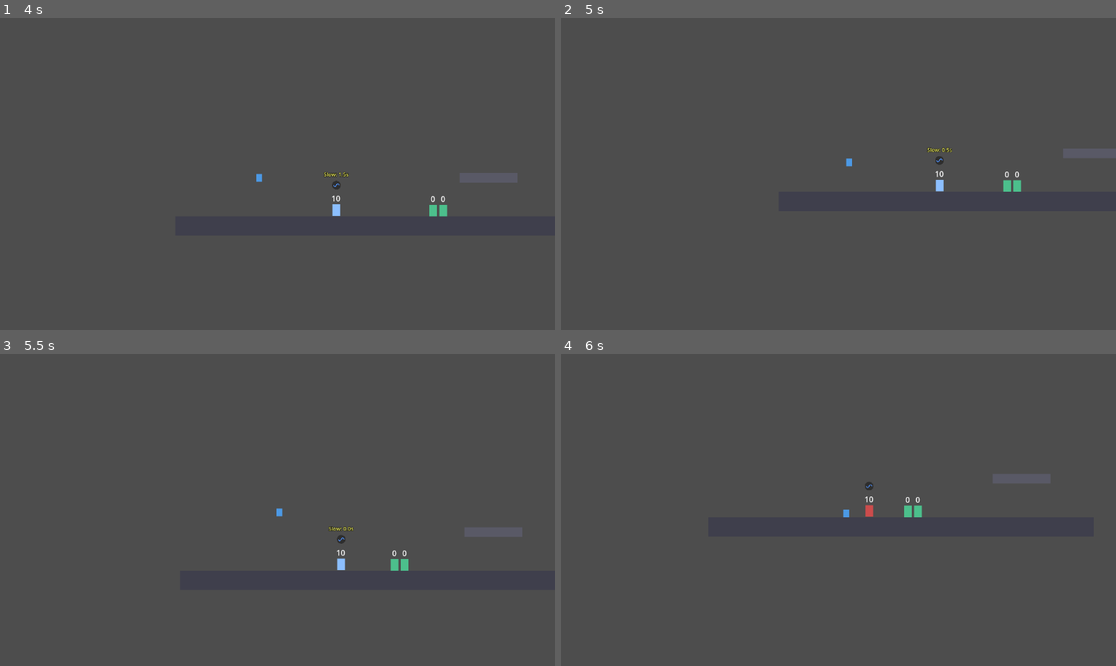
Above: before the commit, frames 1-4 (two rows, left to right).
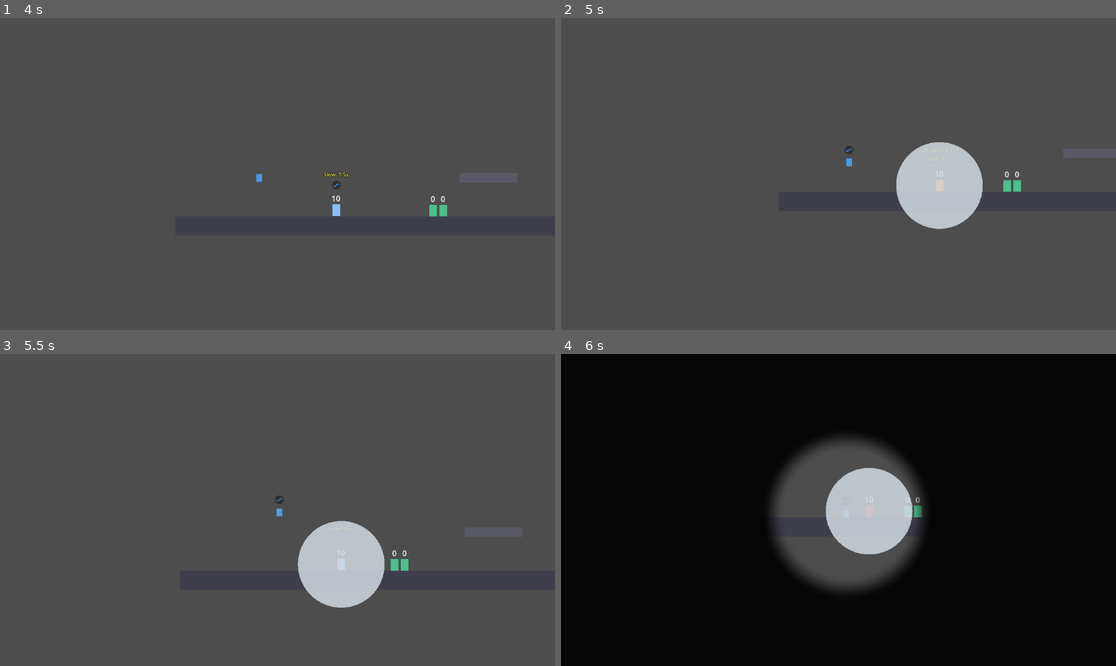
Above: after the commit, the same moments.

Repository: dry700/Elemental-Combat
Game: Godot game, scene res://scenes/world/test_arena.tscn
Same seed, same stepped clock (60 frames per second), same inputs: the game is played once before the commit and once after it.
Inputs (mouse positions are in pixels of both pictures, inside the frame that each line leads up to):
- Up to frame 1 (4 s): move the mouse to (249, 236) at 0.52 s; hold Space (jump) 0.53-1.28 s; hold D (move_right) 0.53-2.03 s; click (249, 236) at 0.6 s; move the mouse to (444, 220) at 1.27 s; tap Space (jump) at 1.35, 1.52, 1.82, 3.02, 3.32 s; click (444, 220) at 1.55 s; move the mouse to (111, 127) at 2.02 s; hold Space (jump) 2.03-2.78 s; hold A (move_left) from 2.03 s (still down); click (111, 127) at 2.1 s; move the mouse to (305, 174) at 2.77 s; right-click (305, 174) at 2.85 s; click (305, 174) at 3.05 s; move the mouse to (194, 96) at 3.52 s; hold Space (jump) from 3.53 s (still down); tap Shift (dodge) at 3.6 s
- Up to frame 2 (5 s): tap Q (skill_1, bound only after the commit) at 4.15 s; move the mouse to (960, 158) at 4.27 s; release A (move_left) at 4.28 s; release Space (jump) at 4.28 s; hold D (move_right) from 4.28 s (still down); click (960, 158) at 4.35 s; tap Space (jump) at 4.52, 4.82 s; tap E (skill_2, bound only after the commit) at 4.9 s
- Up to frame 3 (5.5 s): keep holding D (move_right); move the mouse to (166, 525) at 5.02 s; hold Space (jump) from 5.03 s (still down); click (166, 525) at 5.17 s
- Up to frame 4 (6 s): keep holding D (move_right); move the mouse to (894, 441) at 5.77 s; release Space (jump) at 5.78 s; click (894, 441) at 5.85 s

Frame 1 is identical in both runs. In frame 2, 3.4% of the frame differs, in the area x 51-76%, y 39-68%; in frame 3, 3.5%; in frame 4, 94%, in the area x 0-100%, y 0-100%.

Commit message:
skills first implemention

Diff:
--- a/autoloads/input_setup.gd
+++ b/autoloads/input_setup.gd
@@ -18,6 +18,8 @@
 const DODGE_KEYS: Array[Key] = [KEY_SHIFT]
 const ATTACK_KEYS: Array[MouseButton] = [MOUSE_BUTTON_LEFT]
 const ATTACK_SECONDARY_BUTTONS: Array[MouseButton] = [MOUSE_BUTTON_RIGHT]
+const SKILL_1_KEYS: Array[Key] = [KEY_Q]
+const SKILL_2_KEYS: Array[Key] = [KEY_E]
 const DEBUG_TEST_EFFECTS_KEYS: Array[Key] = [KEY_T]
 
 
@@ -30,6 +32,8 @@
 	_register_mouse_action("attack", ATTACK_KEYS)
 	_register_mouse_action("attack_secondary", ATTACK_SECONDARY_BUTTONS)
 	_register_action("debug_test_effects", DEBUG_TEST_EFFECTS_KEYS)
+	_register_action("skill_1", SKILL_1_KEYS)
+	_register_action("skill_2", SKILL_2_KEYS)
 
 func _register_action(action_name: String, keys: Array[Key]) -> void:
 	if InputMap.has_action(action_name):
--- a/scenes/player/player.gd
+++ b/scenes/player/player.gd
@@ -32,6 +32,9 @@
 @export var secondary_weapon: WeaponStats  ## DEBUG ONLY — for testing Sinh with two elements.
 @export var attack_lunge_speed: float = 150.0
 
+@export var skill_1: SkillData
+@export var skill_2: SkillData
+
 ## --- Health (didn't exist before — DoT needs something real to damage) ---
 @export var max_health: float = 100.0
 var current_health: float
@@ -56,6 +59,7 @@
 var _dodge_cooldown_timer: float = 0.0
 var _attack_timer: float = 0.0
 var _drop_through_timer: float = 0.0
+var _skill_cooldowns: Dictionary = {}  ## SkillData -> remaining cooldown seconds
 ## Set on ANY jump-key press during State.DISABLED (however early in the
 ## stagger/stun/root it happens), consumed the instant the disable ends.
 ## Exists because the ordinary jump buffer (jump_buffer_time, ~0.1s) is
@@ -103,12 +107,16 @@
 			_handle_move_and_jump(delta)
 			_try_start_dodge()
 			_try_start_attack()
+			_try_cast_skill(skill_1, "skill_1")
+			_try_cast_skill(skill_2, "skill_2")
 			if state == State.IDLE or state == State.RUN:
 				state = State.RUN if abs(velocity.x) > 10.0 else State.IDLE
 		State.JUMP, State.FALL:
 			_handle_move_and_jump(delta)
 			_try_start_dodge()
 			_try_start_attack()
+			_try_cast_skill(skill_1, "skill_1")
+			_try_cast_skill(skill_2, "skill_2")
 			if state == State.JUMP or state == State.FALL:
 				state = State.JUMP if velocity.y < 0.0 else State.FALL
 		State.DODGE:
@@ -129,6 +137,8 @@
 	_coyote_timer = max(_coyote_timer - delta, 0.0)
 	_jump_buffer_timer = max(_jump_buffer_timer - delta, 0.0)
 	_dodge_cooldown_timer = max(_dodge_cooldown_timer - delta, 0.0)
+	for skill in _skill_cooldowns.keys():
+		_skill_cooldowns[skill] = maxf(_skill_cooldowns[skill] - delta, 0.0)
 
 	if _drop_through_timer > 0.0:
 		_drop_through_timer -= delta
@@ -273,6 +283,69 @@
 		print("DEBUG: applying test Slow/Disable/DoT to player")
 		elemental.debug_apply_test_effects()
 
+## Q/E skill casting (A.5). Both slots share one dispatcher rather than
+## duplicating per-slot logic — mirrors how weapon/secondary_weapon
+## already share _process_attack via _active_weapon.
+func _try_cast_skill(skill: SkillData, action_name: String) -> void:
+	if skill == null:
+		return
+	if not Input.is_action_just_pressed(action_name):
+		return
+	if _skill_cooldowns.get(skill, 0.0) > 0.0:
+		print("Skill on cooldown: ", skill.skill_name, " (", "%.1f" % _skill_cooldowns[skill], "s left)")
+		return
+
+	var charge := _resolve_skill_charge(skill)
+
+	match skill.function:
+		SkillData.Function.APPLY_SELF:
+			elemental.cast_apply_self(skill.element, charge)
+		SkillData.Function.REMOVE_APPLY_SELF:
+			elemental.cast_cleanse_and_apply_self(skill.element, charge)
+		SkillData.Function.APPLY_SINGLE_TARGET:
+			var target := _find_skill_target(skill.cast_range)
+			if target != null:
+				elemental.cast_apply_enemy(target, skill.element, charge)
+		SkillData.Function.REMOVE_ENEMY:
+			var enemy_target := _find_skill_target(skill.cast_range)
+			if enemy_target != null:
+				elemental.cast_remove_enemy(enemy_target)
+		SkillData.Function.APPLY_AREA:
+			elemental.cast_apply_area(skill.element, skill.zone_radius, skill.zone_lifetime)
+
+	_skill_cooldowns[skill] = skill.cooldown
+	print("Cast ", skill.skill_name)
+
+
+## A.3's rune-to-skill bonus: a same-element rune's +1 Charge applies to
+## any equipped skill sharing that element too, checked against either
+## weapon slot — "one bonus, not two", so this returns on the first match
+## rather than stacking. Base 2 matches A.4's Active Skill Charge row.
+func _resolve_skill_charge(skill: SkillData) -> int:
+	for w in [weapon, secondary_weapon]:
+		if w == null:
+			continue
+		if w.rune_element != &"none" and w.rune_element == w.innate_element and w.innate_element == skill.element:
+			return 3
+	return 2
+
+
+## No aim/targeting system exists anywhere else in this project (same
+## reasoning as SkillData.cast_range) — "target" is the nearest OTHER
+## combatant within range, enough to test Ignite Dart/Rending Edge
+## against the arena's dummies.
+func _find_skill_target(max_range: float) -> ElementalCombatant:
+	var nearest: ElementalCombatant = null
+	var nearest_dist := max_range
+	for node in get_tree().get_nodes_in_group(ElementalCombatant.ALL_COMBATANTS_GROUP):
+		var other := node as ElementalCombatant
+		if other == null or other == elemental:
+			continue
+		var dist := global_position.distance_to(other.global_position)
+		if dist <= nearest_dist:
+			nearest = other
+			nearest_dist = dist
+	return nearest
 
 func _update_facing() -> void:
 	if state in [State.DODGE, State.ATTACK]:
--- a/scenes/world/test_arena.tscn
+++ b/scenes/world/test_arena.tscn
@@ -2,9 +2,11 @@
 
 [ext_resource type="PackedScene" uid="uid://bmbw0pwhhdvtt" path="res://scenes/player/player.tscn" id="1_player"]
 [ext_resource type="PackedScene" path="res://scenes/enemies/test_dummy.tscn" id="2_dummy"]
-[ext_resource type="Resource" path="res://scripts/resources/training_spear.tres" id="3_4vrqs"]
-[ext_resource type="Resource" uid="uid://jj5lubul6ds" path="res://scripts/resources/training_dagger.tres" id="3_vpfk0"]
+[ext_resource type="Resource" path="res://scripts/resources/weapons/training_spear.tres" id="3_4vrqs"]
+[ext_resource type="Resource" uid="uid://jj5lubul6ds" path="res://scripts/resources/weapons/training_dagger.tres" id="3_vpfk0"]
 [ext_resource type="PackedScene" uid="uid://btt5dbn4i3e7r" path="res://scenes/enemies/patrol_dummy.tscn" id="5_vpfk0"]
+[ext_resource type="Resource" path="res://scripts/resources/skills/ignite_dart.tres" id="6_skill1"]
+[ext_resource type="Resource" path="res://scripts/resources/skills/cleansing_tide.tres" id="7_skill2"]
 
 [sub_resource type="RectangleShape2D" id="RectangleShape2D_ground"]
 size = Vector2(800, 40)
@@ -43,6 +45,8 @@
 collision_mask = 5
 weapon = ExtResource("3_vpfk0")
 secondary_weapon = ExtResource("3_4vrqs")
+skill_1 = ExtResource("7_skill2")
+skill_2 = ExtResource("6_skill1")
 
 [node name="TestDummy" parent="." unique_id=731283486 instance=ExtResource("2_dummy")]
 position = Vector2(-66, 187)
--- a/scripts/reactions/ElementalCombatant.gd
+++ b/scripts/reactions/ElementalCombatant.gd
@@ -234,11 +234,11 @@
 ## hit_data.damage and knockback itself (this method is elemental-only —
 ## ICD below gates everything in here, never the damage the owner already
 ## dealt before calling this).
-func handle_hit(hit_data: HitData) -> void:
+func handle_hit(hit_data: HitData, bypass_icd: bool = false) -> void:
 	if hit_data.element == Elements.NONE:
 		return
 
-	if hit_data.source != null:
+	if not bypass_icd and hit_data.source != null:
 		var icd_key := _icd_key(hit_data.source, hit_data.element)
 		if _icd_windows.has(icd_key):
 			print("ICD: ", hit_data.element, " from ", hit_data.source.name, " blocked — still on cooldown")
@@ -309,7 +309,7 @@
 				# which a one-shot radius check can't represent.
 				status.apply(generated, hit_data.charge)
 				_apply_cinder_bloom_burn(sinh_tier2, hit_data.source)
-				_spawn_zone(generated)
+				spawn_zone(generated)
 			elif Elements.pair_is(result.reaction_pair, Elements.THO, Elements.KIM):
 				# Ore Surge: "Armor-shredding projectiles pierce multiple
 				# enemies, spreading Metal status to each hit" (A.2) — a
@@ -323,7 +323,7 @@
 				# fragments themselves.
 				status.apply(generated, hit_data.charge)
 				_spawn_ore_surge_fragments(generated, hit_data.charge, hit_data.source)
-				_spawn_zone(generated)
+				spawn_zone(generated)
 		Reactions.Outcome.KHAC_FULL_CLEAR, Reactions.Outcome.KHAC_THUA:
 			print("Khắc: ", result.reaction_pair, " -> ", Reactions.Outcome.keys()[result.outcome])
 			status.clear()
@@ -456,13 +456,17 @@
 ## (never scaled by the triggering hit), decaying after ~6-10s (8s used
 ## here, the middle of that range) — this reads the definition literally
 ## rather than reusing the triggering hit's own charge/duration numbers.
-func _spawn_zone(element: StringName) -> void:
+func spawn_zone(element: StringName, radius: float = -1.0, lifetime: float = -1.0) -> void:
 	var scene_root := get_tree().current_scene
 	if scene_root == null:
 		return
 	var zone := ReactionZone.new()
 	zone.global_position = global_position
 	zone.element = element
+	if radius > 0.0:
+		zone.radius = radius
+	if lifetime > 0.0:
+		zone.lifetime = lifetime
 	scene_root.add_child(zone)
 
 
@@ -547,3 +551,58 @@
 ## non-player combatants simply never call it.
 func break_free_press() -> void:
 	disable_effect.reduce_duration(BREAK_FREE_REDUCTION)
+
+	## --- A.5 Skill effects ---
+## Player-facing entry points, called from player.gd's Q/E handling.
+## Kept here rather than on Player because every one touches state that
+## already lives on this component — and A.5 frames skills as shared
+## between player and elemental enemies/bosses, so a future enemy
+## skill-caster reuses these exact methods instead of duplicating them.
+
+## Stoneguard: applies straight to THIS combatant's own status, bypassing
+## Reactions.resolve() — building a status on yourself, not reacting to
+## an incoming hit. This is what makes the A.3 Wu-bait case possible:
+## self-apply at Charge 3, then a later weak enemy hit resolves as Vũ
+## (reversed) against this pre-set status via the normal handle_hit path.
+func cast_apply_self(element: StringName, charge: int) -> void:
+	status.apply(element, charge)
+
+
+## Cleansing Tide. A.3 draws a hard line between cleanse (answers the
+## elemental status itself) and Break-Free (answers the lock/disable
+## component) — "two tools for two different problems" — so this only
+## ever touches `status`, never slow/disable/dot, same as every Khắc
+## handler above already leaves those alone unless it explicitly applies
+## its own. Clearing first means the follow-up apply can't itself trigger
+## a reaction — nothing left to react against.
+func cast_cleanse_and_apply_self(element: StringName, charge: int) -> void:
+	status.clear()
+	status.apply(element, charge)
+
+
+## Ignite Dart, cast on an enemy: routed through the SAME handle_hit()
+## pipeline a weapon swing uses, via a synthetic zero-damage HitData —
+## A.5 only says "no weapon hit needed" to deliver it, not that it skips
+## reaction resolution. This is the cross-source "weapon + skill" combo
+## A.4 calls out as the reward for coordinating tools. ICD bypassed per
+## A.3 ("skills... self-limit via their own cooldowns"). get_parent() is
+## the owning Node, matching how Hitbox sets HitData.source to its owner.
+func cast_apply_enemy(target: ElementalCombatant, element: StringName, charge: int) -> void:
+	var hit_data := HitData.new(0.0, Vector2.ZERO, get_parent())
+	hit_data.element = element
+	hit_data.charge = charge
+	target.handle_hit(hit_data, true)
+
+
+## Rending Edge: strips the target's status outright — "bypasses Charge,
+## no damage" (A.5), same cleanse-exemption family as Cleansing Tide,
+## aimed instead of self-cast. Only touches status, same reasoning above.
+func cast_remove_enemy(target: ElementalCombatant) -> void:
+	target.status.clear()
+
+
+## Overgrowth Snare: spawns an A.7 Zone centred on the caster — no
+## separately-aimed location, since nothing else in this project aims
+## (Hitbox is melee-proximity, Ore Surge radiates in a fixed spread).
+func cast_apply_area(element: StringName, radius: float, lifetime: float) -> void:
+	spawn_zone(element, radius, lifetime)
--- /dev/null
+++ b/scripts/resources/skills/cleansing_tide.tres
@@ -0,0 +1,11 @@
+[gd_resource type="Resource" script_class="SkillData" format=3]
+
+[ext_resource type="Script" uid="uid://bmna2stcijh8k" path="res://scripts/resources/skills/skill_data.gd" id="1"]
+
+
+[resource]
+script = ExtResource("1")
+skill_name = "Cleansing Tide"
+element = &"thuy"
+function = 1
+cooldown = 22.0
--- /dev/null
+++ b/scripts/resources/skills/ignite_dart.tres
@@ -0,0 +1,12 @@
+[gd_resource type="Resource" script_class="SkillData" format=3]
+
+[ext_resource type="Script" uid="uid://bmna2stcijh8k" path="res://scripts/resources/skills/skill_data.gd" id="1"]
+
+
+[resource]
+script = ExtResource("1")
+skill_name = "Ignite Dart"
+element = &"hoa"
+function = 2
+cooldown = 8.0
+cast_range = 220.0
--- /dev/null
+++ b/scripts/resources/skills/overgrowth_snare.tres
@@ -0,0 +1,12 @@
+[gd_resource type="Resource" script_class="SkillData" format=3]
+
+[ext_resource type="Script" path="res://scripts/resources/skill_data.gd" id="1"]
+
+[resource]
+script = ExtResource("1")
+skill_name = "Overgrowth Snare"
+element = &"moc"
+function = 4
+cooldown = 14.0
+zone_radius = 140.0
+zone_lifetime = 9.0
--- /dev/null
+++ b/scripts/resources/skills/rending_edge.tres
@@ -0,0 +1,11 @@
+[gd_resource type="Resource" script_class="SkillData" format=3]
+
+[ext_resource type="Script" path="res://scripts/resources/skill_data.gd" id="1"]
+
+[resource]
+script = ExtResource("1")
+skill_name = "Rending Edge"
+element = &"kim"
+function = 3
+cooldown = 16.0
+cast_range = 220.0
--- /dev/null
+++ b/scripts/resources/skills/skill_data.gd
@@ -0,0 +1,32 @@
+class_name SkillData
+extends Resource
+## Describes one active skill (Appendix A.5). Resource-based, same
+## reasoning as WeaponStats — authored/tuned as .tres assets rather than
+## hardcoded. A.5 frames skills as shared between player and elemental
+## enemies/bosses; only the player casts these for now since A.6 enemy
+## AI doesn't exist yet, but nothing here is player-specific.
+
+## What a cast actually DOES, resolved once here instead of scattered
+## across Player's input handling — mirrors WeaponStats.resolve_swing()
+## owning its own resolution rather than the caller.
+enum Function {
+	APPLY_SELF,          ## Stoneguard: status.apply() straight to self, no reaction check (A.3's Wu-bait case — building up your OWN status, not reacting to a hit).
+	REMOVE_APPLY_SELF,   ## Cleansing Tide: clears own status (bypasses Charge), then applies a fresh one.
+	APPLY_SINGLE_TARGET, ## Ignite Dart: applies to a target enemy through the full Sinh/Khắc pipeline, same as a weapon hit.
+	REMOVE_ENEMY,        ## Rending Edge: strips a target enemy's status, bypasses Charge, no damage.
+	APPLY_AREA,          ## Overgrowth Snare: spawns an A.7 Zone at the caster's position.
+}
+
+@export var skill_name: String = "Skill"
+@export var element: StringName = &"none"
+@export var function: Function = Function.APPLY_SELF
+@export var cooldown: float = 10.0
+
+## APPLY_SINGLE_TARGET / REMOVE_ENEMY only. No aim/targeting system
+## exists anywhere else in this project (Hitbox is melee-proximity,
+## Projectile fires in a fixed spread) — see Player._find_skill_target().
+@export var cast_range: float = 220.0
+
+## APPLY_AREA only.
+@export var zone_radius: float = 120.0
+@export var zone_lifetime: float = 9.0
--- /dev/null
+++ b/scripts/resources/skills/stoneguard.tres
@@ -0,0 +1,10 @@
+[gd_resource type="Resource" script_class="SkillData" format=3]
+
+[ext_resource type="Script" path="res://scripts/resources/skill_data.gd" id="1"]
+
+[resource]
+script = ExtResource("1")
+skill_name = "Stoneguard"
+element = &"tho"
+function = 0
+cooldown = 20.0
--- a/scripts/resources/runed_dagger.tres
+++ b/scripts/resources/weapons/runed_dagger.tres
@@ -1,6 +1,6 @@
 [gd_resource type="Resource" script_class="WeaponStats" format=3]
 
-[ext_resource type="Script" uid="uid://bracdq202ikas" path="res://scripts/resources/weapon_stats.gd" id="1"]
+[ext_resource type="Script" uid="uid://bracdq202ikas" path="res://scripts/resources/weapons/weapon_stats.gd" id="1"]
 
 [resource]
 script = ExtResource("1")
--- a/scripts/resources/training_greatsword.tres
+++ b/scripts/resources/weapons/runed_greatsword.tres
@@ -1,12 +1,13 @@
 [gd_resource type="Resource" script_class="WeaponStats" format=3]
 
-[ext_resource type="Script" uid="uid://bracdq202ikas" path="res://scripts/resources/weapon_stats.gd" id="1"]
+[ext_resource type="Script" uid="uid://bracdq202ikas" path="res://scripts/resources/weapons/weapon_stats.gd" id="1"]
 
 [resource]
 script = ExtResource("1")
-weapon_name = "Training Greatsword"
+weapon_name = "Runed Greatsword (Kim/Kim)"
 weight = 2
 damage = 16.0
 attack_duration = 0.45
 active_window = Vector2(0.18, 0.3)
 innate_element = &"kim"
+rune_element = &"kim"
--- a/scripts/resources/training_dagger.tres
+++ b/scripts/resources/weapons/training_dagger.tres
@@ -1,6 +1,6 @@
 [gd_resource type="Resource" script_class="WeaponStats" format=3 uid="uid://jj5lubul6ds"]
 
-[ext_resource type="Script" uid="uid://bracdq202ikas" path="res://scripts/resources/weapon_stats.gd" id="1"]
+[ext_resource type="Script" uid="uid://bracdq202ikas" path="res://scripts/resources/weapons/weapon_stats.gd" id="1"]
 
 [resource]
 script = ExtResource("1")
--- a/scripts/resources/runed_greatsword.tres
+++ b/scripts/resources/weapons/training_greatsword.tres
@@ -1,13 +1,12 @@
 [gd_resource type="Resource" script_class="WeaponStats" format=3]
 
-[ext_resource type="Script" uid="uid://bracdq202ikas" path="res://scripts/resources/weapon_stats.gd" id="1"]
+[ext_resource type="Script" uid="uid://bracdq202ikas" path="res://scripts/resources/weapons/weapon_stats.gd" id="1"]
 
 [resource]
 script = ExtResource("1")
-weapon_name = "Runed Greatsword (Kim/Kim)"
+weapon_name = "Training Greatsword"
 weight = 2
 damage = 16.0
 attack_duration = 0.45
 active_window = Vector2(0.18, 0.3)
 innate_element = &"kim"
-rune_element = &"kim"
--- a/scripts/resources/training_hammer.tres
+++ b/scripts/resources/weapons/training_hammer.tres
@@ -1,6 +1,6 @@
 [gd_resource type="Resource" script_class="WeaponStats" format=3]
 
-[ext_resource type="Script" uid="uid://bracdq202ikas" path="res://scripts/resources/weapon_stats.gd" id="1"]
+[ext_resource type="Script" uid="uid://bracdq202ikas" path="res://scripts/resources/weapons/weapon_stats.gd" id="1"]
 
 [resource]
 script = ExtResource("1")
--- a/scripts/resources/training_spear.tres
+++ b/scripts/resources/weapons/training_spear.tres
@@ -1,6 +1,6 @@
 [gd_resource type="Resource" script_class="WeaponStats" format=3]
 
-[ext_resource type="Script" uid="uid://bracdq202ikas" path="res://scripts/resources/weapon_stats.gd" id="1"]
+[ext_resource type="Script" uid="uid://bracdq202ikas" path="res://scripts/resources/weapons/weapon_stats.gd" id="1"]
 
 [resource]
 script = ExtResource("1")
--- a/scripts/resources/training_staff (1).tres
+++ b/scripts/resources/weapons/training_staff (1).tres
@@ -1,6 +1,6 @@
 [gd_resource type="Resource" script_class="WeaponStats" format=3 uid="uid://c0n32gg17itpl"]
 
-[ext_resource type="Script" uid="uid://bracdq202ikas" path="res://scripts/resources/weapon_stats.gd" id="1_62swo"]
+[ext_resource type="Script" uid="uid://bracdq202ikas" path="res://scripts/resources/weapons/weapon_stats.gd" id="1_62swo"]
 
 [resource]
 script = ExtResource("1_62swo")
--- a/scripts/resources/training_staff.tres
+++ b/scripts/resources/weapons/training_staff.tres
@@ -1,6 +1,6 @@
 [gd_resource type="Resource" script_class="WeaponStats" format=3 uid="uid://c0k1qls7gsjmw"]
 
-[ext_resource type="Script" uid="uid://bracdq202ikas" path="res://scripts/resources/weapon_stats.gd" id="1_62swo"]
+[ext_resource type="Script" uid="uid://bracdq202ikas" path="res://scripts/resources/weapons/weapon_stats.gd" id="1_62swo"]
 
 [resource]
 script = ExtResource("1_62swo")
Not shown, added: scripts/resources/skills/skill_data.gd.uid
Renamed: scripts/resources/weapon_stats.gd -> scripts/resources/weapons/weapon_stats.gd
Renamed: scripts/resources/weapon_stats.gd.uid -> scripts/resources/weapons/weapon_stats.gd.uid
